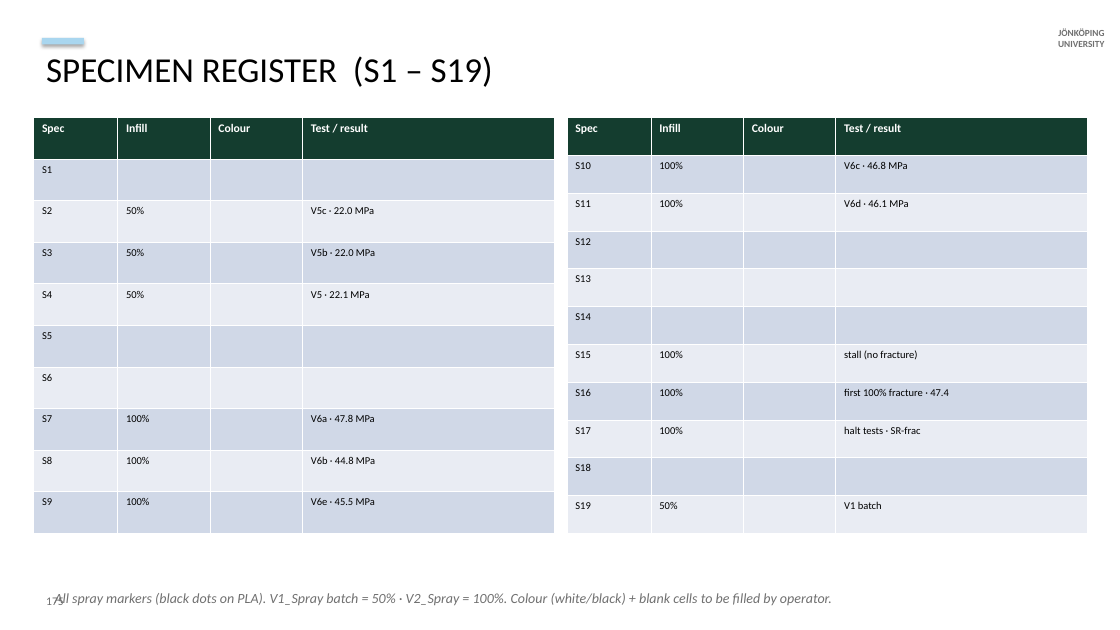
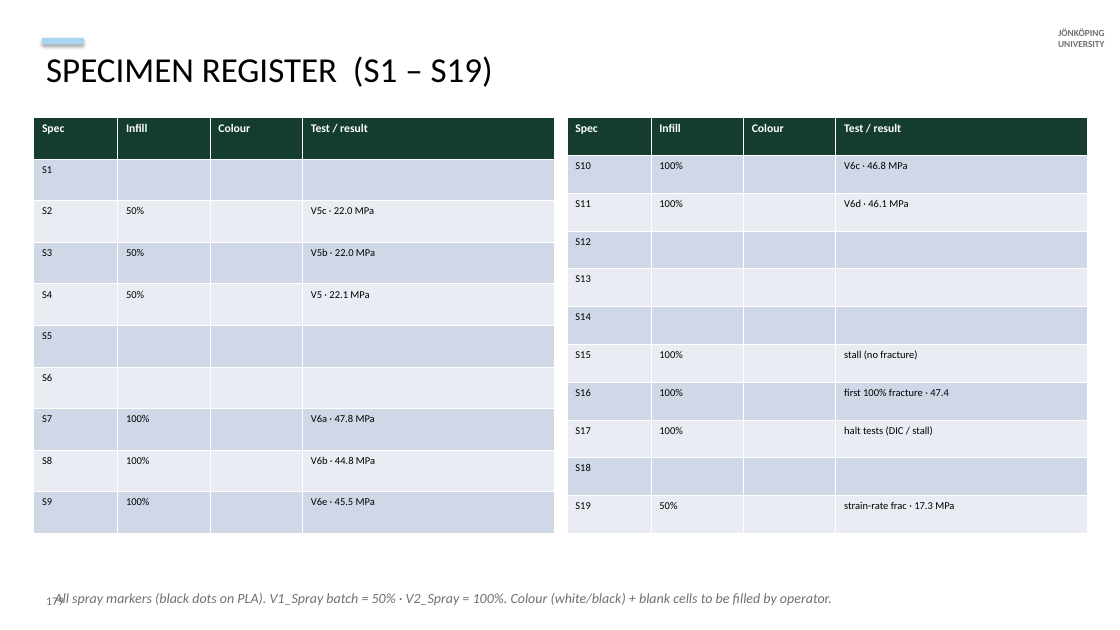
Before and after one commit to cenmir/UTM, a slide deck: slide 39 of documentation/V6a_8_6_20_slides.pptx (slide 35 before the commit). Drawn at 1120x630 pixels with LibreOffice and Linux fonts; fonts in the diff are those of the drawing. Boxes give left, top, right and bottom in pixels: in the first picture for what was removed or moved away, otherwise in the second. Text is boxed around its words. In the diff, an @@ line names an element or a change of style, - is before the commit and + after.

```diff
--- a/documentation/V6a_8_6_20_slides.pptx
+++ b/documentation/V6a_8_6_20_slides.pptx
@@ table at (x1=567, y1=118, x2=1088, y2=534) @@
-row 9, column 4: halt tests · SR-frac
+row 9, column 4: halt tests (DIC / stall)
-row 11, column 4: V1 batch
+row 11, column 4: strain-rate frac · 17.3 MPa
```
Also in this commit, not shown: 4 other slides changed, 4 slides added, 3 other files.
